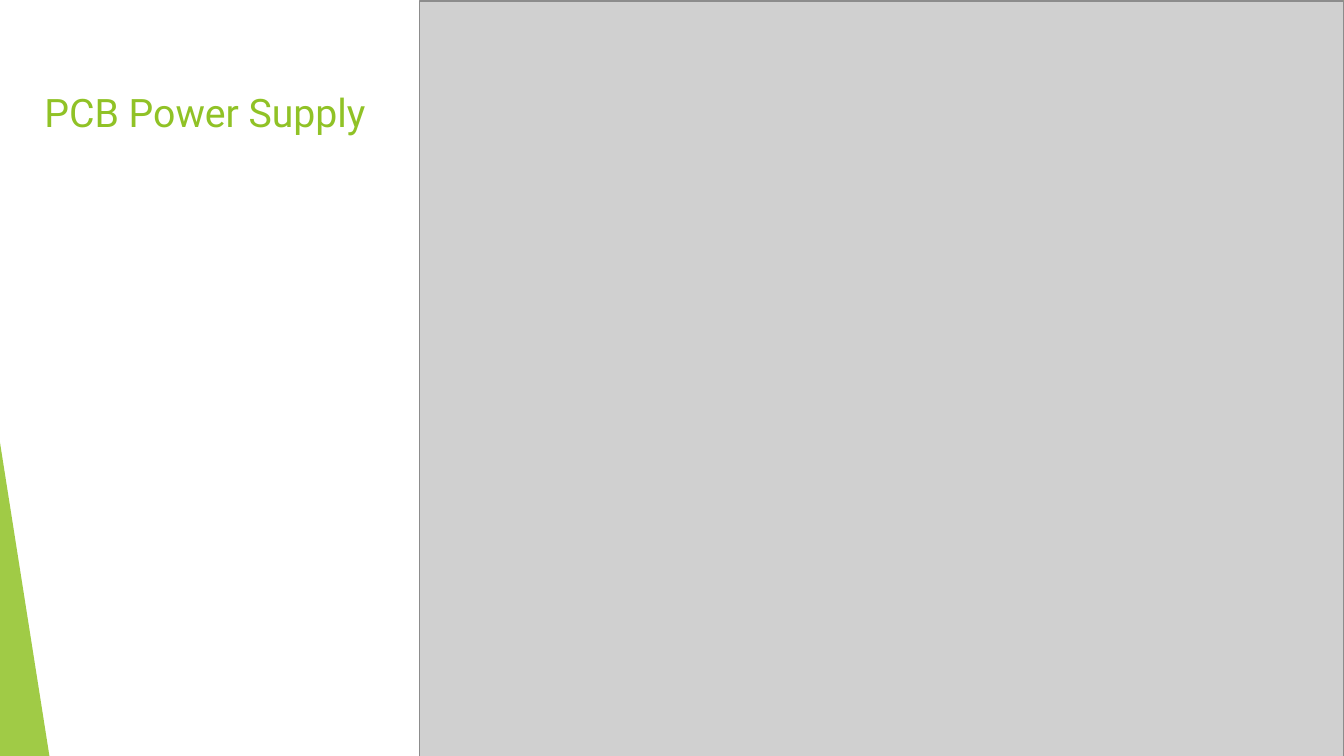
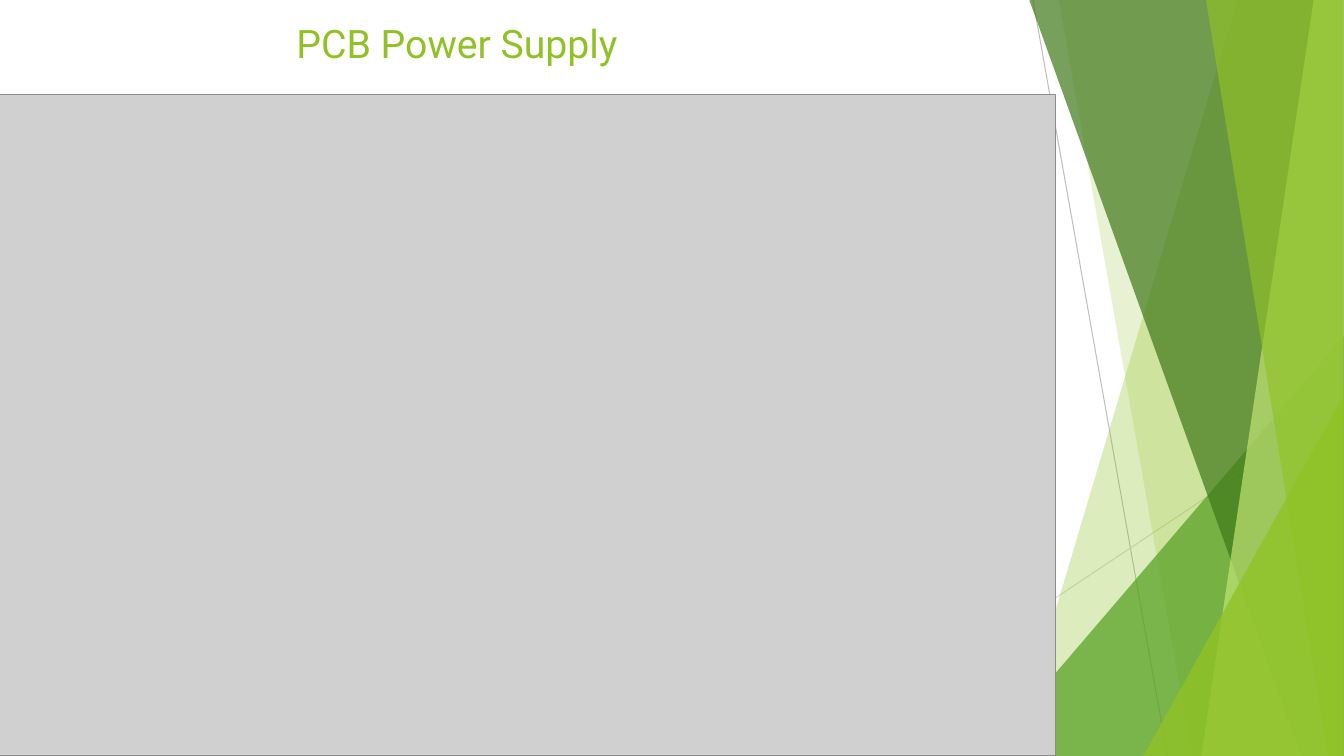
Before and after one commit to annavaykean/seniordesign_protoype, a slide deck: slide 10 of FinalPresentation.pptx. Drawn at 1344x756 pixels with LibreOffice and Linux fonts; fonts in the diff are those of the drawing; grey boxes stand for pictures. Boxes give left, top, right and bottom in pixels: in the first picture for what was removed or moved away, otherwise in the second. Text is boxed around its words. In the diff, an @@ line names an element or a change of style, - is before the commit and + after.

```diff
--- a/FinalPresentation.pptx
+++ b/FinalPresentation.pptx
@@ text "PCB Power Supply": place and size @@
-text "PCB Power Supply" at [44,97,366,136]
+text "PCB Power Supply" at [296,28,618,67]
@@ picture removed at [420,1,1344,756] @@
@@ picture added at [0,95,1056,756] @@
```
Also in this commit, not shown: 2 other slides changed, 3 other files.
